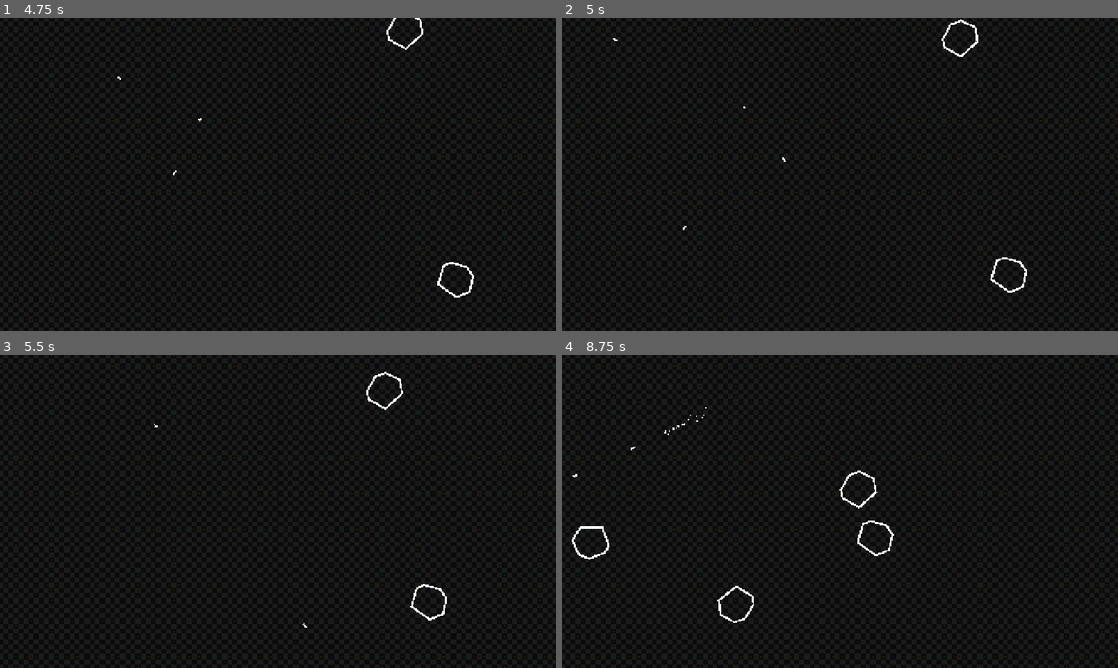
Above: before the commit, frames 1-4 (two rows, left to right).
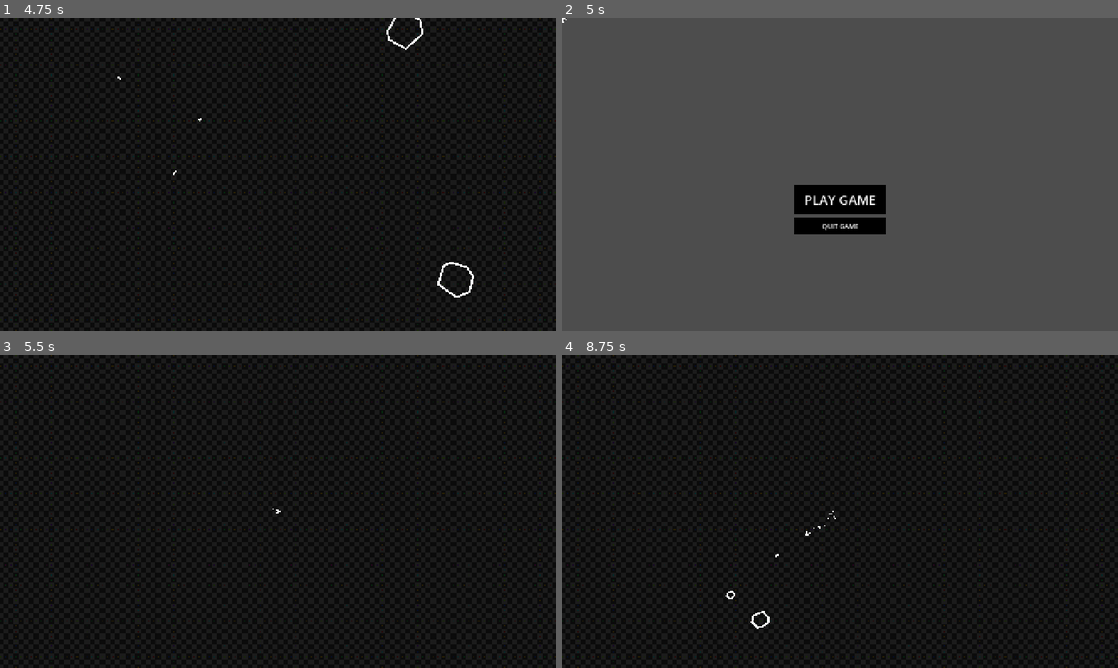
Above: after the commit, the same moments.

Repository: VI6IX/asteroidestroy
Game: Godot game, scene res://scenes/main_menu.tscn
The game is run twice, just before and just after one commit, with the same random seed, the same clock (stepped at 60 frames per second) and the same inputs.
Inputs (mouse positions are in pixels of both pictures, inside the frame that each line leads up to):
- Up to frame 1 (4.75 s): click "PLAY GAME" at 0.5 s; tap Enter at 1.25, 2.75 s; hold D (pan_Right) 1.28-2.03 s; hold Space (shoot) 1.28-2.03 s; hold A (pan_Left) 2.03-2.78 s; tap Space (shoot) at 2.1, 3.6 s; hold D (pan_Right) 2.78-3.53 s; hold Space (shoot) 2.78-3.53 s; hold W (thrust) 3.53-4.28 s; hold A (pan_Left) from 4.28 s (still down); hold Space (shoot) from 4.28 s (still down)
- Up to frame 2 (5 s): keep holding A (pan_Left); keep holding Space (shoot); tap Escape (escape, bound only after the commit) at 4.9 s
- Up to frame 3 (5.5 s): release A (pan_Left) at 5 s; release Space (shoot) at 5 s; click (278, 536) at 5 s, where only the run after the commit has a clickable "PLAY GAME"
- Up to frame 4 (8.75 s): hold A (pan_Left) 5.78-7.28 s; tap Space (shoot) at 5.85, 7.35 s; hold Space (shoot) 6.53-7.28 s; hold D (pan_Right) 7.28-8.03 s; hold W (thrust) from 8.03 s (still down); hold Space (shoot) from 8.03 s (still down)

Frame 1 is identical in both runs. In frame 2, 99% of the frame differs, in the area x 0-100%, y 0-100%; in frame 3, 0.3%; in frame 4, 0.6%.

Commit message:
feat: add return to menu

Diff:
--- a/project.godot
+++ b/project.godot
@@ -51,6 +51,11 @@
 "events": [Object(InputEventKey,"resource_local_to_scene":false,"resource_name":"","device":-1,"window_id":0,"alt_press …(191 unchanged characters)…
 ]
 }
+escape={
+"deadzone": 0.2,
+"events": [null, Object(InputEventKey,"resource_local_to_scene":false,"resource_name":"","device":-1,"window_id":0,"alt_pressed":false,"shift_pressed":false,"ctrl_pressed":false,"meta_pressed":false,"pressed":false,"keycode":0,"physical_keycode":4194305,"key_label":0,"unicode":0,"location":0,"echo":false,"script":null)
+]
+}
 
 [layer_names]
 
--- a/scenes/game.tscn
+++ b/scenes/game.tscn
@@ -1,11 +1,13 @@
-[gd_scene load_steps=5 format=3 uid="uid://d3ywxnuywqkas"]
+[gd_scene load_steps=6 format=3 uid="uid://d3ywxnuywqkas"]
 
+[ext_resource type="Script" uid="uid://djf4r0l3w3qc8" path="res://scripts/game.gd" id="1_iywne"]
 [ext_resource type="Texture2D" uid="uid://bwjh8jchtqmkd" path="res://sprites/Checkers.jpg" id="1_p57ef"]
 [ext_resource type="PackedScene" uid="uid://da4a51vt5oopy" path="res://scenes/player/player.tscn" id="2_u5sy4"]
 [ext_resource type="PackedScene" uid="uid://cobe1su6w6kvs" path="res://scenes/asteroids/asteroid_spawner.tscn" id="3_gee14"]
 [ext_resource type="PackedScene" uid="uid://duy3hthtus1e" path="res://scenes/player/player_respawner.tscn" id="4_0tnpc"]
 
 [node name="Game" type="Node2D"]
+script = ExtResource("1_iywne")
 
 [node name="Placeholder_Background" type="Sprite2D" parent="."]
 modulate = Color(0.18039216, 0.18039216, 0.18039216, 1)
--- /dev/null
+++ b/scripts/game.gd
@@ -0,0 +1,5 @@
+extends Node2D
+
+func _process(_delta: float) -> void:
+	if Input.is_action_pressed("escape"):
+		get_tree().change_scene_to_file("res://scenes/main_menu.tscn");
Not shown, added: scripts/game.gd.uid
